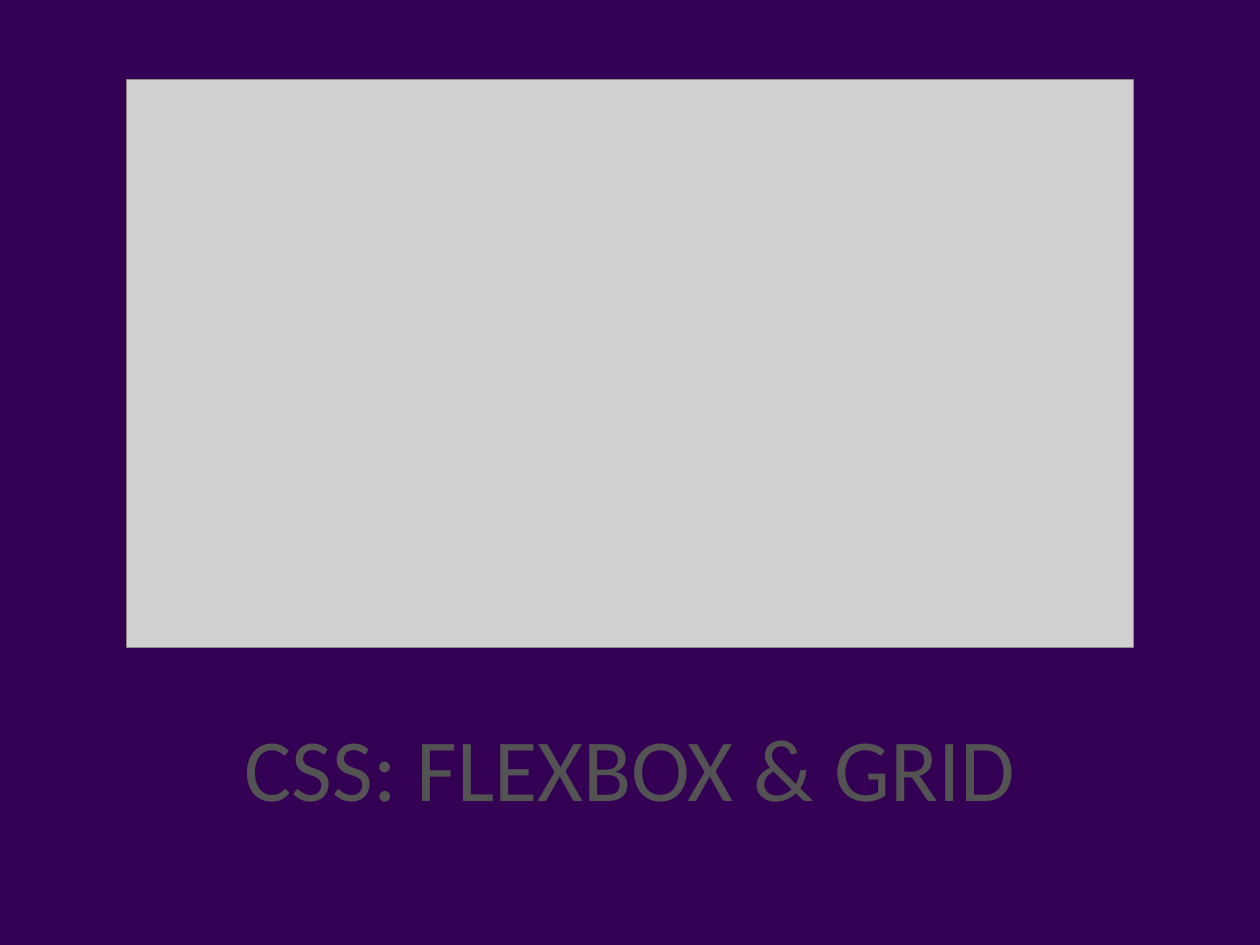
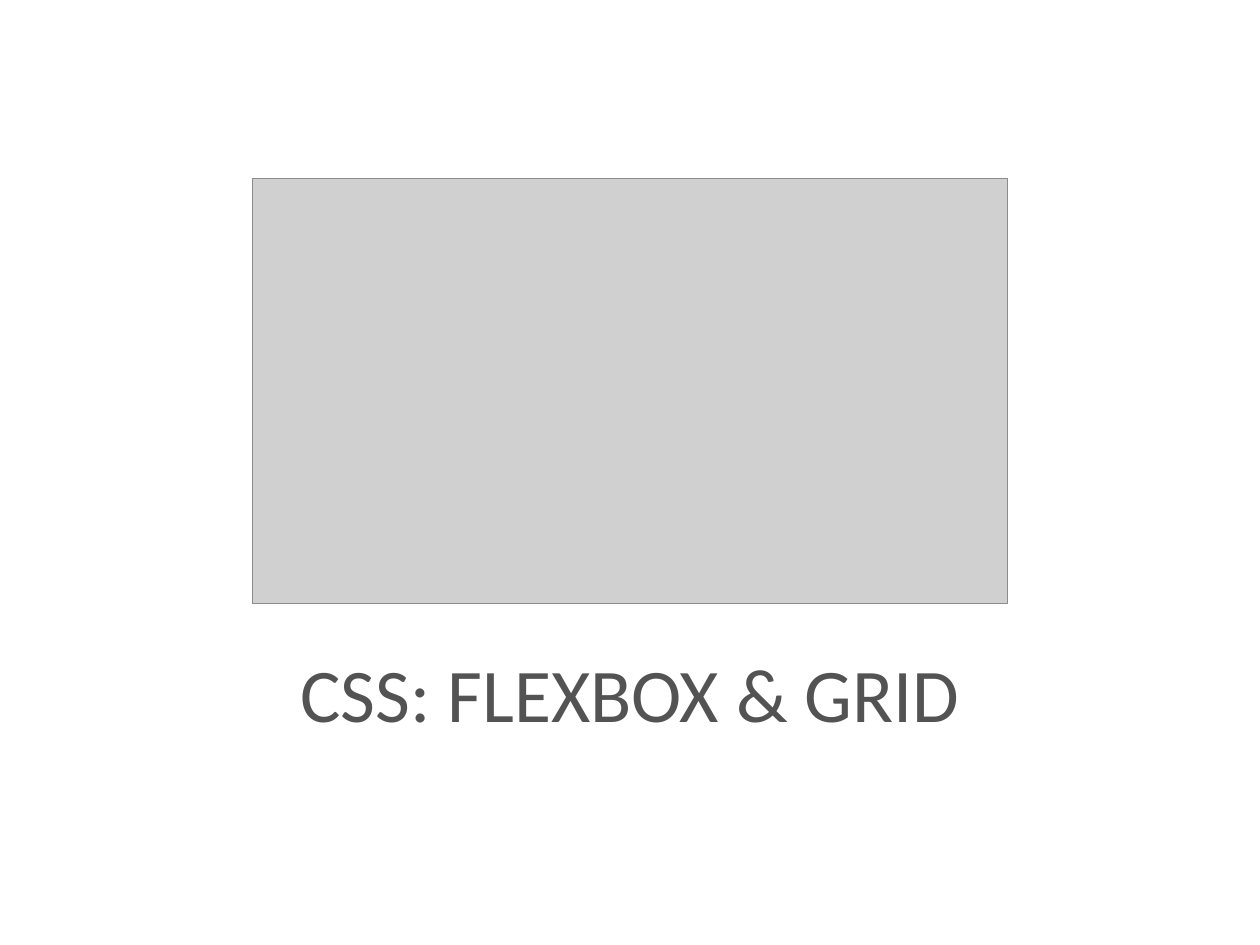
Before and after one commit to marcosDLCS/css-flexbox-grid-course, a slide deck: slide 1 of css_flexbox_grid.pptx. Drawn at 1260x945 pixels with LibreOffice and Linux fonts; fonts in the diff are those of the drawing; grey boxes stand for pictures; background and template pictures are left out. Boxes give left, top, right and bottom in pixels: in the first picture for what was removed or moved away, otherwise in the second. Text is boxed around its words. In the diff, an @@ line names an element or a change of style, - is before the commit and + after.

```diff
--- a/css_flexbox_grid.pptx
+++ b/css_flexbox_grid.pptx
@@ background picture (left out) to #FFFFFF @@
@@ picture: place and size @@
-picture at (127, 80, 1133, 648)
+picture at (253, 178, 1007, 604)
@@ title "CSS: FLEXBOX & GRID": place and size @@
-title "CSS: FLEXBOX & GRID" at (245, 744, 1015, 802)
+title "CSS: FLEXBOX & GRID" at (300, 673, 959, 723)
@@ title "CSS: FLEXBOX & GRID" at (300, 673, 959, 723): size 72 to 61.6 pt @@
```
Also in this commit, not shown: 5 other slides changed, 11 slides added, 1 other file.
